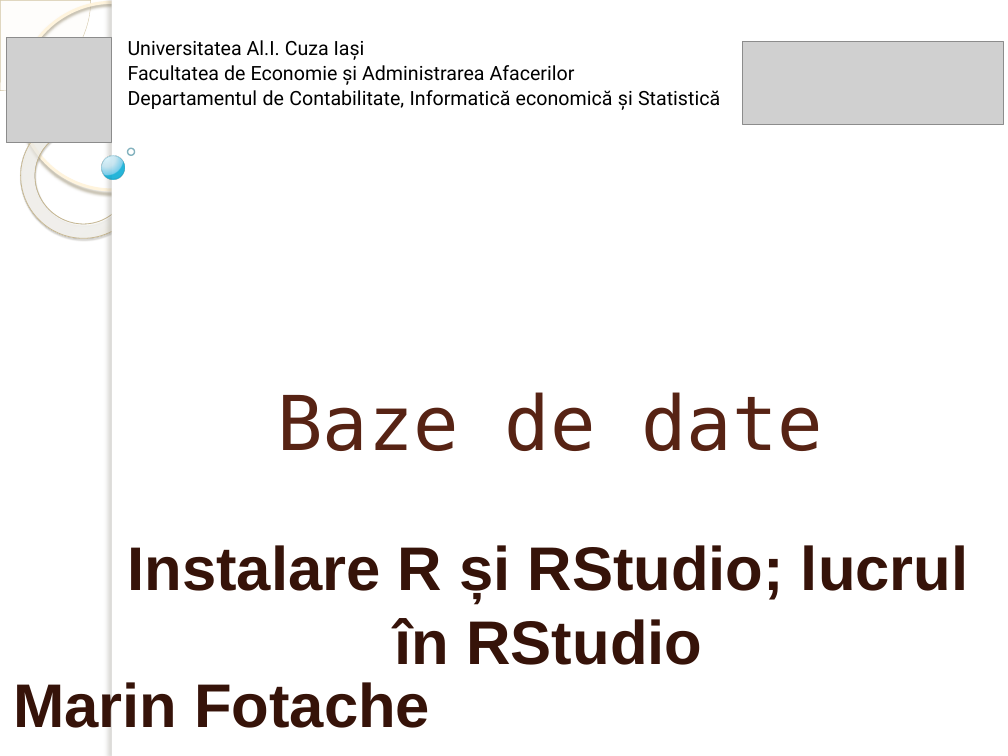
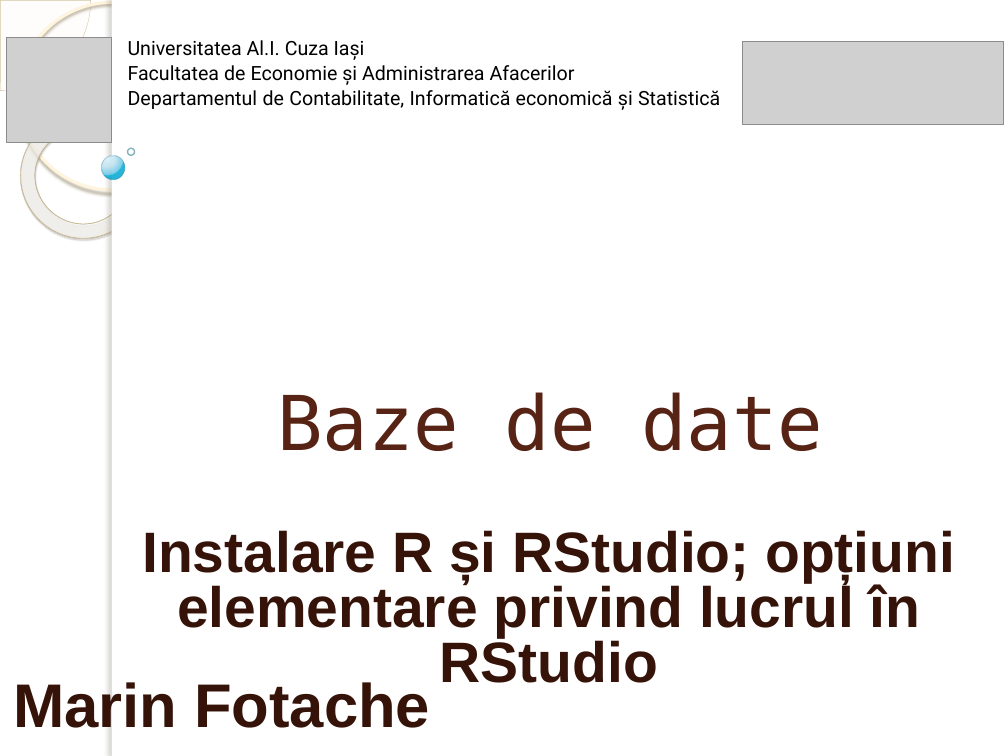
Before and after one commit to marinfotache/Baze-de-date-I, a slide deck: slide 1 of 00_Lucru PostgreSQL si R/00b_Instalare si lucru in R si RStudio.pptx. Drawn at 1008x756 pixels with LibreOffice and Linux fonts; fonts in the diff are those of the drawing; grey boxes stand for pictures; background and template pictures are left out. Boxes give left, top, right and bottom in pixels: in the first picture for what was removed or moved away, otherwise in the second. Text is boxed around its words. In the diff, an @@ line names an element or a change of style, - is before the commit and + after.

```diff
--- a/00_Lucru PostgreSQL si R/00b_Instalare si lucru in R si RStudio.pptx
+++ b/00_Lucru PostgreSQL si R/00b_Instalare si lucru in R si RStudio.pptx
@@ subtitle at bbox=[142, 530, 955, 683]: text changed; size 44 to 40.7 pt @@
-Instalare R și RStudio; lucrul în RStudio
+Instalare R și RStudio; opțiuni elementare privind lucrul în RStudio
```
